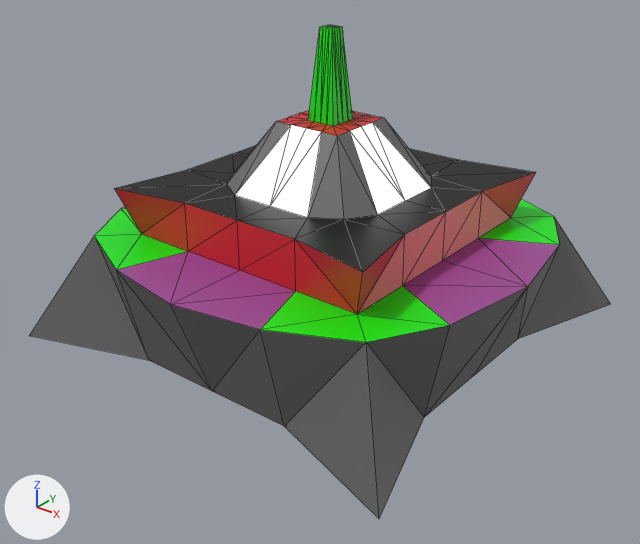
One commit to the COLLADA model Game - Client/Collada/Mine.dae: the scene before it, then after it.
The view is the same before and after, from a camera (50 mm lens) standing at (0.919, -1.177, 0.824) and looking at (0.028, -0.064, 0.134). The lights are fixed; the arrows at lower left show +X, +Y and +Z. Mesh edges are drawn as thin lines. Where no turn or scale is listed for an object, it has been applied to the vertices.
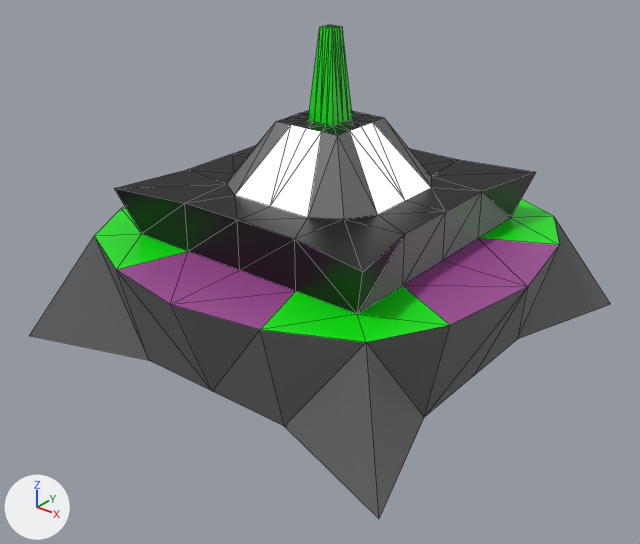
Commit message: added mines

Boxes (x1, y1, x2, y2) around the edits, measured in the pictures (640 x 544 px):
'Plane', surface changed: (114, 108, 536, 343) in both

Diff of the bpy script that builds the scene:
```diff
--- a/Game - Client/Collada/Mine.dae.py
+++ b/Game - Client/Collada/Mine.dae.py
@@ img_mine_png @@
+img_mine_png = load_image('Mine.png', 'Mine.png', 512, 512, 'sRGB')
@@ mat_material_001 @@
 mat_material_001 = principled_material('Material_001')
-mat_material_001.base_color = (0.64, 0.0194, 0.0245)  # red #d1262b
+mat_material_001.texture = img_mine_png
 mat_material_001.roughness = 0.44
```
